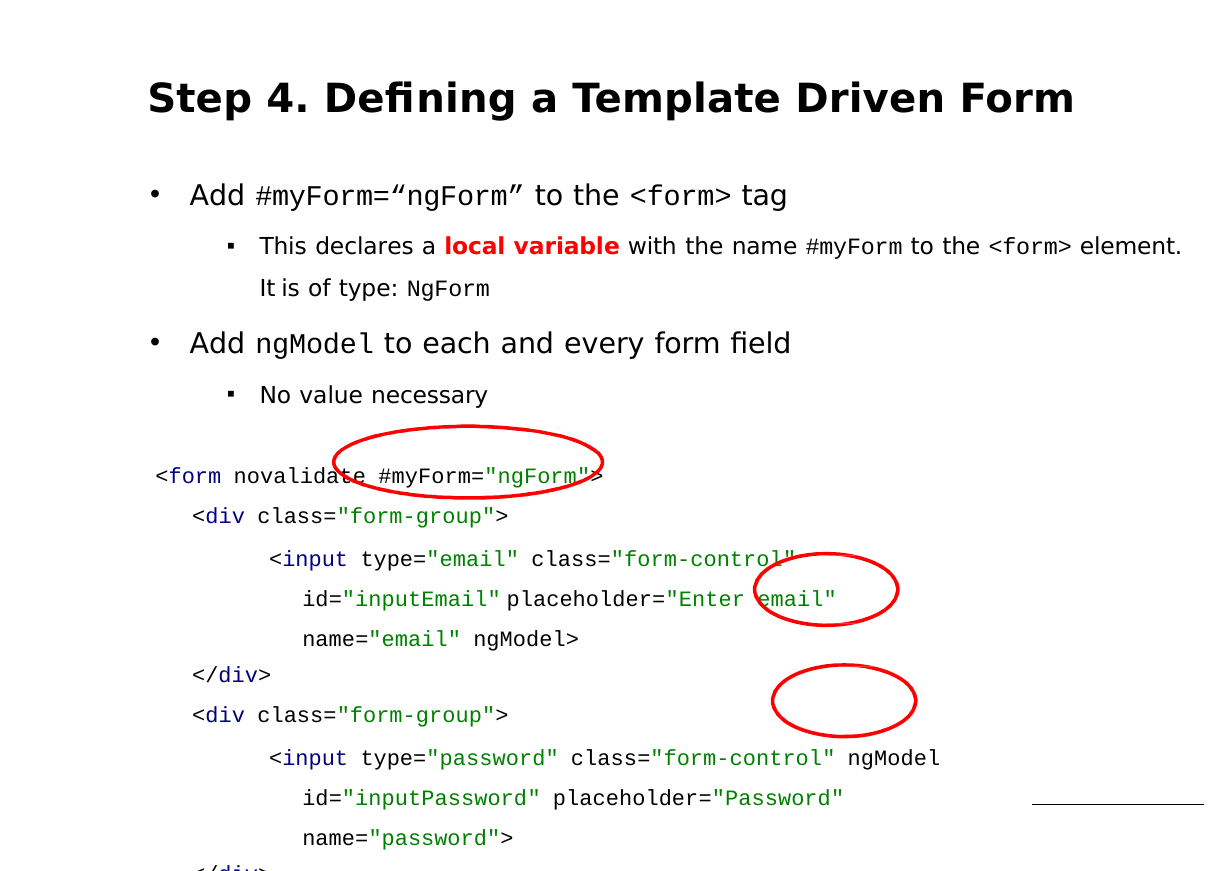
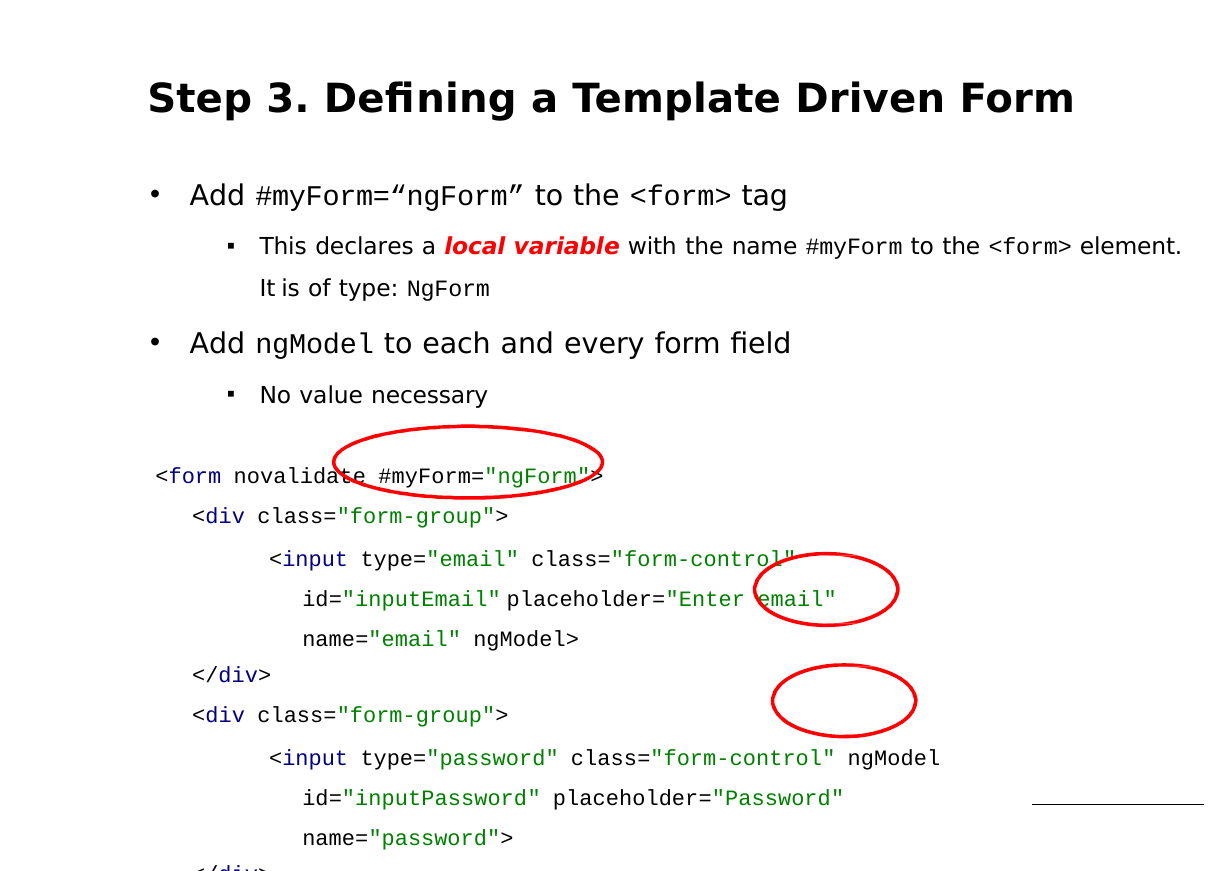
Before and after one commit to petereijgermans11/workshop-angular10, a slide deck: slide 17 of PPT/06- Angular Forms.pptx (slide 18 before the commit). Drawn at 1232x871 pixels with LibreOffice and Linux fonts; fonts in the diff are those of the drawing. Boxes give left, top, right and bottom in pixels: in the first picture for what was removed or moved away, otherwise in the second. Text is boxed around its words. In the diff, an @@ line names an element or a change of style, - is before the commit and + after.

```diff
--- a/PPT/06- Angular Forms.pptx
+++ b/PPT/06- Angular Forms.pptx
@@ text at (x1=147, y1=81, x2=1076, y2=121): text changed @@
-Step 4. Defining a Template Driven Form
+Step 3. Defining a Template Driven Form
@@ text at (x1=260, y1=236, x2=1182, y2=301): italic on in "local variable" @@
```
Also in this commit, not shown: 7 other slides changed, 2 slides added, 1 slide removed, 2 other files.
